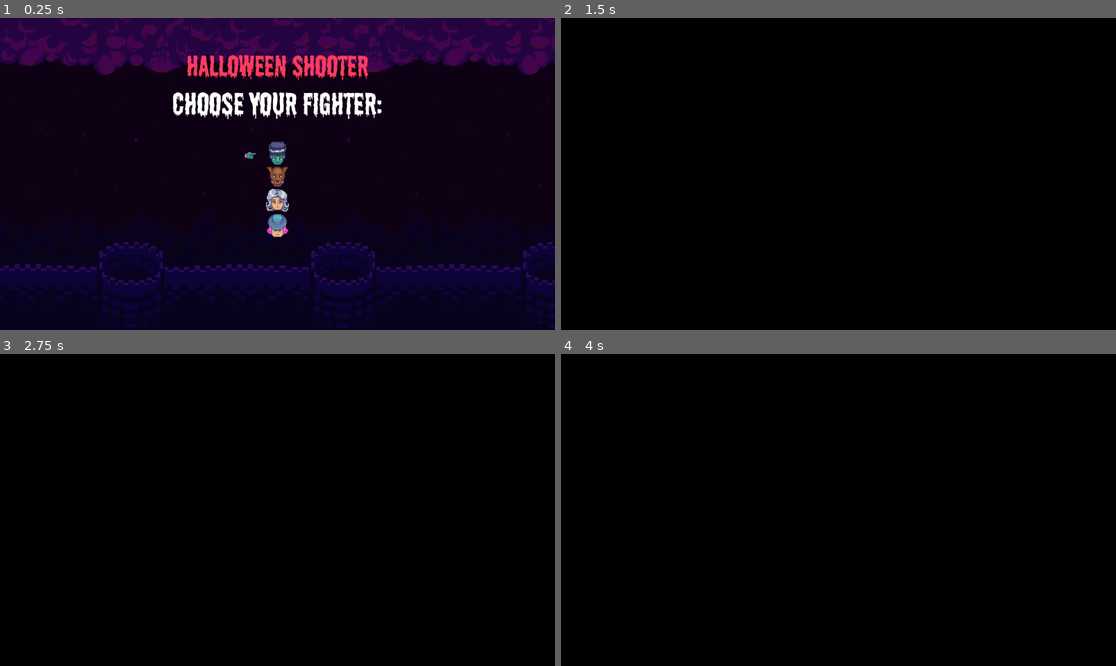
Above: before the commit, frames 1-4 (two rows, left to right).
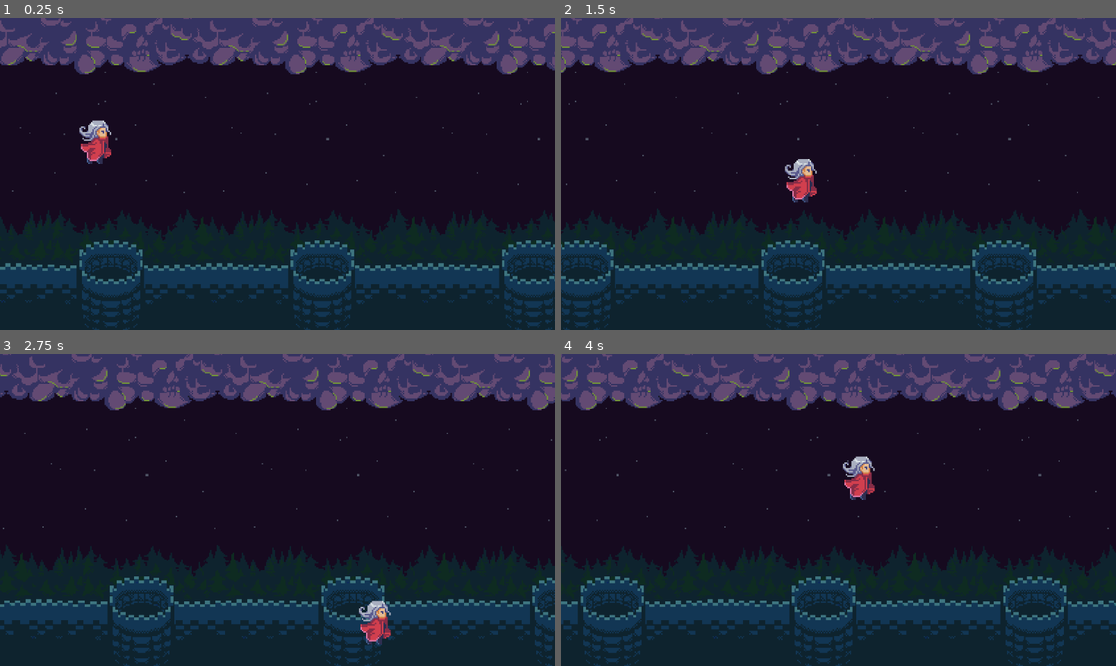
Above: after the commit, the same moments.

Repository: Mirakur-u/HalloweenShooterTutorial
Game: Godot game, scene res://Scenes/castle_level.tscn
Two runs of this game, one before a commit and one after it. Both use one fixed random seed, a clock stepped at 60 frames per second and the inputs below. Before the commit the project starts from res://Scenes/main_menu.tscn.
Inputs:
- Up to frame 1 (0.25 s): no input
- Up to frame 2 (1.5 s): tap Enter (accept) at 0.5, 0.6, 1.35 s; hold D (right) 0.53-1.28 s; hold S (down) from 1.28 s (still down)
- Up to frame 3 (2.75 s): release S (down) at 2.03 s; hold D (right) from 2.03 s (still down); tap Enter (accept) at 2.1 s
- Up to frame 4 (4 s): release D (right) at 2.78 s; hold W (up) 2.78-3.53 s; tap Enter (accept) at 2.85, 3.6 s; hold A (left) from 3.53 s (still down)

The runs differ from the first frame. In frame 1, 54% of the frame differs, in the area x 0-100%, y 0-100%; in frame 2, 100%; in frame 3, 100%; in frame 4, 100%.

Commit message:
251124 HalloweenShooterTut

Diff:
--- /dev/null
+++ b/Materials/level_selection.tres
@@ -0,0 +1,6 @@
+[gd_resource type="ShaderMaterial" load_steps=2 format=3 uid="uid://7m3hvirl8dui"]
+
+[ext_resource type="Shader" path="res://Shaders/level_selection.gdshader" id="1_du0q0"]
+
+[resource]
+shader = ExtResource("1_du0q0")
--- /dev/null
+++ b/Scenes/castle_level.tscn
@@ -0,0 +1,13 @@
+[gd_scene load_steps=4 format=3 uid="uid://uinqe3ibfau3"]
+
+[ext_resource type="PackedScene" uid="uid://bukkp4rodryc2" path="res://Scenes/scrolling_background.tscn" id="1_5axje"]
+[ext_resource type="Texture2D" uid="uid://bloxp2shvndpx" path="res://Assets/Backgrounds/Skybox Castle outside.png" id="2_u73bd"]
+[ext_resource type="PackedScene" uid="uid://bvexvgm8o05qi" path="res://Scenes/player.tscn" id="3_birvc"]
+
+[node name="CastleLevel" type="Node"]
+
+[node name="ScrollingBackground" parent="." instance=ExtResource("1_5axje")]
+bg_image = ExtResource("2_u73bd")
+
+[node name="Player" parent="." instance=ExtResource("3_birvc")]
+position = Vector2(210, 258)
--- /dev/null
+++ b/Scenes/forest_level.tscn
@@ -0,0 +1,3 @@
+[gd_scene format=3 uid="uid://c2yfy7fqe805e"]
+
+[node name="ForestLevel" type="Node"]
--- a/Scenes/level_selection.tscn
+++ b/Scenes/level_selection.tscn
@@ -1,3 +1,127 @@
-[gd_scene format=3 uid="uid://dye8k8d5oqanm"]
+[gd_scene load_steps=8 format=3 uid="uid://dye8k8d5oqanm"]
+
+[ext_resource type="Texture2D" uid="uid://bloxp2shvndpx" path="res://Assets/Backgrounds/Skybox Castle outside.png" id="1_0gvon"]
+[ext_resource type="Script" path="res://Scripts/level_selection.gd" id="1_0lk63"]
+[ext_resource type="FontFile" uid="uid://d370phyelf2v8" path="res://Assets/font/font.otf" id="2_gb8qa"]
+[ext_resource type="Material" uid="uid://7m3hvirl8dui" path="res://Materials/level_selection.tres" id="3_joxog"]
+[ext_resource type="Theme" uid="uid://6tkum24xa37b" path="res://Materials/level_selection.theme" id="4_50wey"]
+[ext_resource type="Texture2D" uid="uid://c7rnp72rm6uhu" path="res://Assets/Backgrounds/Skybox Forest.png" id="4_n8tpk"]
+[ext_resource type="Texture2D" uid="uid://cqhetthyr1dki" path="res://Assets/Backgrounds/Skybox Pyramid outside.png" id="5_y0f20"]
 
 [node name="LevelSelection" type="CanvasLayer"]
+script = ExtResource("1_0lk63")
+
+[node name="Background" type="TextureRect" parent="."]
+modulate = Color(1, 0.113725, 1, 0.666667)
+custom_minimum_size = Vector2(600, 0)
+offset_right = 600.0
+offset_bottom = 240.0
+scale = Vector2(2.75, 2.75)
+texture = ExtResource("1_0gvon")
+stretch_mode = 1
+
+[node name="MarginContainer" type="MarginContainer" parent="."]
+anchors_preset = 15
+anchor_right = 1.0
+anchor_bottom = 1.0
+grow_horizontal = 2
+grow_vertical = 2
+theme_override_constants/margin_top = 16
+
+[node name="VBoxContainer" type="VBoxContainer" parent="MarginContainer"]
+layout_mode = 2
+
+[node name="TitleLabel" type="Label" parent="MarginContainer/VBoxContainer"]
+layout_mode = 2
+theme_override_colors/font_color = Color(1, 0.235294, 0.368627, 1)
+theme_override_fonts/font = ExtResource("2_gb8qa")
+theme_override_font_sizes/font_size = 60
+text = "HALLOWEEN Shooter"
+horizontal_alignment = 1
+
+[node name="ChooseLevelLabel" type="Label" parent="MarginContainer/VBoxContainer"]
+layout_mode = 2
+theme_override_fonts/font = ExtResource("2_gb8qa")
+theme_override_font_sizes/font_size = 64
+text = "Choose Level:"
+horizontal_alignment = 1
+
+[node name="MarginContainer" type="MarginContainer" parent="MarginContainer/VBoxContainer"]
+layout_mode = 2
+size_flags_horizontal = 4
+size_flags_vertical = 4
+theme_override_constants/margin_top = 128
+theme_override_constants/margin_bottom = 32
+
+[node name="LevelContainer" type="HBoxContainer" parent="MarginContainer/VBoxContainer/MarginContainer"]
+layout_mode = 2
+size_flags_horizontal = 4
+size_flags_vertical = 4
+theme_override_constants/separation = 32
+
+[node name="Castle" type="PanelContainer" parent="MarginContainer/VBoxContainer/MarginContainer/LevelContainer"]
+unique_name_in_owner = true
+layout_mode = 2
+size_flags_horizontal = 4
+size_flags_vertical = 4
+theme = ExtResource("4_50wey")
+
+[node name="TextureRect" type="TextureRect" parent="MarginContainer/VBoxContainer/MarginContainer/LevelContainer/Castle"]
+material = ExtResource("3_joxog")
+layout_mode = 2
+texture = ExtResource("1_0gvon")
+
+[node name="LevelTitle" type="Label" parent="MarginContainer/VBoxContainer/MarginContainer/LevelContainer/Castle"]
+visible = false
+layout_mode = 2
+size_flags_horizontal = 4
+size_flags_vertical = 0
+theme_override_colors/font_shadow_color = Color(0, 0, 0, 1)
+theme_override_fonts/font = ExtResource("2_gb8qa")
+theme_override_font_sizes/font_size = 20
+text = "Castle"
+
+[node name="Forest" type="PanelContainer" parent="MarginContainer/VBoxContainer/MarginContainer/LevelContainer"]
+unique_name_in_owner = true
+layout_mode = 2
+size_flags_horizontal = 4
+size_flags_vertical = 4
+theme = ExtResource("4_50wey")
+
+[node name="TextureRect" type="TextureRect" parent="MarginContainer/VBoxContainer/MarginContainer/LevelContainer/Forest"]
+material = ExtResource("3_joxog")
+layout_mode = 2
+texture = ExtResource("4_n8tpk")
+
+[node name="LevelTitle" type="Label" parent="MarginContainer/VBoxContainer/MarginContainer/LevelContainer/Forest"]
+visible = false
+layout_mode = 2
+size_flags_horizontal = 4
+size_flags_vertical = 0
+theme_override_colors/font_shadow_color = Color(0, 0, 0, 1)
+theme_override_fonts/font = ExtResource("2_gb8qa")
+theme_override_font_sizes/font_size = 20
+text = "Forest"
+
+[node name="Pyramids" type="PanelContainer" parent="MarginContainer/VBoxContainer/MarginContainer/LevelContainer"]
+unique_name_in_owner = true
+layout_mode = 2
+size_flags_horizontal = 4
+size_flags_vertical = 4
+theme = ExtResource("4_50wey")
+
+[node name="TextureRect" type="TextureRect" parent="MarginContainer/VBoxContainer/MarginContainer/LevelContainer/Pyramids"]
+material = ExtResource("3_joxog")
+layout_mode = 2
+texture = ExtResource("5_y0f20")
+
+[node name="LevelTitle" type="Label" parent="MarginContainer/VBoxContainer/MarginContainer/LevelContainer/Pyramids"]
+visible = false
+layout_mode = 2
+size_flags_horizontal = 4
+size_flags_vertical = 0
+theme_override_colors/font_shadow_color = Color(0, 0, 0, 1)
+theme_override_fonts/font = ExtResource("2_gb8qa")
+theme_override_font_sizes/font_size = 20
+text = "Pyramids
+"
--- /dev/null
+++ b/Scenes/player.tscn
@@ -0,0 +1,236 @@
+[gd_scene load_steps=29 format=3 uid="uid://bvexvgm8o05qi"]
+
+[ext_resource type="Texture2D" uid="uid://beheqyio3208x" path="res://Assets/Player/Horror game player animations.png" id="1_6ptct"]
+[ext_resource type="Script" path="res://Scripts/player.gd" id="1_dfxse"]
+
+[sub_resource type="AtlasTexture" id="AtlasTexture_80p1m"]
+atlas = ExtResource("1_6ptct")
+region = Rect2(0, 0, 32, 32)
+
+[sub_resource type="AtlasTexture" id="AtlasTexture_5j83u"]
+atlas = ExtResource("1_6ptct")
+region = Rect2(32, 0, 32, 32)
+
+[sub_resource type="AtlasTexture" id="AtlasTexture_t1yq0"]
+atlas = ExtResource("1_6ptct")
+region = Rect2(64, 0, 32, 32)
+
+[sub_resource type="AtlasTexture" id="AtlasTexture_wy0lw"]
+atlas = ExtResource("1_6ptct")
+region = Rect2(0, 32, 32, 32)
+
+[sub_resource type="AtlasTexture" id="AtlasTexture_anlmk"]
+atlas = ExtResource("1_6ptct")
+region = Rect2(32, 32, 32, 32)
+
+[sub_resource type="AtlasTexture" id="AtlasTexture_5lycy"]
+atlas = ExtResource("1_6ptct")
+region = Rect2(64, 32, 32, 32)
+
+[sub_resource type="AtlasTexture" id="AtlasTexture_cu3nh"]
+atlas = ExtResource("1_6ptct")
+region = Rect2(0, 64, 32, 32)
+
+[sub_resource type="AtlasTexture" id="AtlasTexture_d5rgw"]
+atlas = ExtResource("1_6ptct")
+region = Rect2(32, 64, 32, 32)
+
+[sub_resource type="AtlasTexture" id="AtlasTexture_ps38n"]
+atlas = ExtResource("1_6ptct")
+region = Rect2(64, 64, 32, 32)
+
+[sub_resource type="AtlasTexture" id="AtlasTexture_12bh6"]
+atlas = ExtResource("1_6ptct")
+region = Rect2(0, 96, 32, 32)
+
+[sub_resource type="AtlasTexture" id="AtlasTexture_c20l1"]
+atlas = ExtResource("1_6ptct")
+region = Rect2(32, 96, 32, 32)
+
+[sub_resource type="AtlasTexture" id="AtlasTexture_b8iw0"]
+atlas = ExtResource("1_6ptct")
+region = Rect2(64, 96, 32, 32)
+
+[sub_resource type="AtlasTexture" id="AtlasTexture_rb8yk"]
+atlas = ExtResource("1_6ptct")
+region = Rect2(64, 96, 32, 32)
+
+[sub_resource type="AtlasTexture" id="AtlasTexture_3wckr"]
+atlas = ExtResource("1_6ptct")
+region = Rect2(0, 96, 32, 32)
+
+[sub_resource type="AtlasTexture" id="AtlasTexture_7krj7"]
+atlas = ExtResource("1_6ptct")
+region = Rect2(32, 96, 32, 32)
+
+[sub_resource type="AtlasTexture" id="AtlasTexture_ulxmg"]
+atlas = ExtResource("1_6ptct")
+region = Rect2(64, 0, 32, 32)
+
+[sub_resource type="AtlasTexture" id="AtlasTexture_1ap2e"]
+atlas = ExtResource("1_6ptct")
+region = Rect2(0, 0, 32, 32)
+
+[sub_resource type="AtlasTexture" id="AtlasTexture_ewxxt"]
+atlas = ExtResource("1_6ptct")
+region = Rect2(32, 0, 32, 32)
+
+[sub_resource type="AtlasTexture" id="AtlasTexture_vuovt"]
+atlas = ExtResource("1_6ptct")
+region = Rect2(64, 32, 32, 32)
+
+[sub_resource type="AtlasTexture" id="AtlasTexture_a4wnn"]
+atlas = ExtResource("1_6ptct")
+region = Rect2(0, 32, 32, 32)
+
+[sub_resource type="AtlasTexture" id="AtlasTexture_tlgpa"]
+atlas = ExtResource("1_6ptct")
+region = Rect2(32, 32, 32, 32)
+
+[sub_resource type="AtlasTexture" id="AtlasTexture_lti5u"]
+atlas = ExtResource("1_6ptct")
+region = Rect2(64, 64, 32, 32)
+
+[sub_resource type="AtlasTexture" id="AtlasTexture_3uswf"]
+atlas = ExtResource("1_6ptct")
+region = Rect2(0, 64, 32, 32)
+
+[sub_resource type="AtlasTexture" id="AtlasTexture_37gok"]
+atlas = ExtResource("1_6ptct")
+region = Rect2(32, 64, 32, 32)
+
+[sub_resource type="SpriteFrames" id="SpriteFrames_x2qg1"]
+animations = [{
+"frames": [{
+"duration": 1.0,
+"texture": SubResource("AtlasTexture_80p1m")
+}, {
+"duration": 1.0,
+"texture": SubResource("AtlasTexture_5j83u")
+}, {
+"duration": 1.0,
+"texture": SubResource("AtlasTexture_t1yq0")
+}, {
+"duration": 1.0,
+"texture": SubResource("AtlasTexture_wy0lw")
+}, {
+"duration": 1.0,
+"texture": SubResource("AtlasTexture_anlmk")
+}, {
+"duration": 1.0,
+"texture": SubResource("AtlasTexture_5lycy")
+}, {
+"duration": 1.0,
+"texture": SubResource("AtlasTexture_cu3nh")
+}, {
+"duration": 1.0,
+"texture": SubResource("AtlasTexture_d5rgw")
+}, {
+"duration": 1.0,
+"texture": SubResource("AtlasTexture_ps38n")
+}, {
+"duration": 1.0,
+"texture": SubResource("AtlasTexture_12bh6")
+}, {
+"duration": 1.0,
+"texture": SubResource("AtlasTexture_c20l1")
+}, {
+"duration": 1.0,
+"texture": SubResource("AtlasTexture_b8iw0")
+}],
+"loop": true,
+"name": &"default",
+"speed": 5.0
+}, {
+"frames": [{
+"duration": 1.0,
+"texture": SubResource("AtlasTexture_rb8yk")
+}],
+"loop": true,
+"name": &"frankie_default",
+"speed": 5.0
+}, {
+"frames": [{
+"duration": 1.0,
+"texture": SubResource("AtlasTexture_3wckr")
+}, {
+"duration": 1.0,
+"texture": SubResource("AtlasTexture_7krj7")
+}],
+"loop": false,
+"name": &"frankie_shooting",
+"speed": 5.0
+}, {
+"frames": [{
+"duration": 1.0,
+"texture": SubResource("AtlasTexture_ulxmg")
+}],
+"loop": true,
+"name": &"hunter_default",
+"speed": 5.0
+}, {
+"frames": [{
+"duration": 1.0,
+"texture": SubResource("AtlasTexture_1ap2e")
+}, {
+"duration": 1.0,
+"texture": SubResource("AtlasTexture_ewxxt")
+}],
+"loop": false,
+"name": &"hunter_shooting",
+"speed": 5.0
+}, {
+"frames": [{
+"duration": 1.0,
+"texture": SubResource("AtlasTexture_vuovt")
+}],
+"loop": true,
+"name": &"witch_default",
+"speed": 5.0
+}, {
+"frames": [{
+"duration": 1.0,
+"texture": SubResource("AtlasTexture_a4wnn")
+}, {
+"duration": 1.0,
+"texture": SubResource("AtlasTexture_tlgpa")
+}],
+"loop": true,
+"name": &"witch_shooting",
+"speed": 5.0
+}, {
+"frames": [{
+"duration": 1.0,
+"texture": SubResource("AtlasTexture_lti5u")
+}],
+"loop": true,
+"name": &"wolfie_default",
+"speed": 5.0
+}, {
+"frames": [{
+"duration": 1.0,
+"texture": SubResource("AtlasTexture_3uswf")
+}, {
+"duration": 1.0,
+"texture": SubResource("AtlasTexture_37gok")
+}],
+"loop": false,
+"name": &"wolfie_shooting",
+"speed": 5.0
+}]
+
+[sub_resource type="RectangleShape2D" id="RectangleShape2D_4uq3q"]
+size = Vector2(62, 90)
+
+[node name="Player" type="Area2D"]
+collision_mask = 10
+script = ExtResource("1_dfxse")
+
+[node name="AnimatedSprite2D" type="AnimatedSprite2D" parent="."]
+scale = Vector2(3, 3)
+sprite_frames = SubResource("SpriteFrames_x2qg1")
+animation = &"witch_default"
+
+[node name="CollisionShape2D" type="CollisionShape2D" parent="."]
+position = Vector2(-8, 1)
+shape = SubResource("RectangleShape2D_4uq3q")
--- /dev/null
+++ b/Scenes/pyramids_level.tscn
@@ -0,0 +1,3 @@
+[gd_scene format=3 uid="uid://dgc3u51ds4w0g"]
+
+[node name="PyramidsLevel" type="Node"]
--- /dev/null
+++ b/Scenes/scrolling_background.tscn
@@ -0,0 +1,32 @@
+[gd_scene load_steps=3 format=3 uid="uid://bukkp4rodryc2"]
+
+[ext_resource type="Texture2D" uid="uid://bloxp2shvndpx" path="res://Assets/Backgrounds/Skybox Castle outside.png" id="1_pc3xo"]
+[ext_resource type="Script" path="res://Scripts/scrolling_background.gd" id="1_twtsb"]
+
+[node name="ScrollingBackground" type="Node2D"]
+script = ExtResource("1_twtsb")
+
+[node name="Sprite2D" type="Sprite2D" parent="."]
+position = Vector2(216, 328)
+scale = Vector2(2.74, 2.74)
+texture = ExtResource("1_pc3xo")
+
+[node name="Sprite2D2" type="Sprite2D" parent="."]
+position = Vector2(654, 328)
+scale = Vector2(2.74, 2.74)
+texture = ExtResource("1_pc3xo")
+
+[node name="Sprite2D3" type="Sprite2D" parent="."]
+position = Vector2(1092, 328)
+scale = Vector2(2.74, 2.74)
+texture = ExtResource("1_pc3xo")
+
+[node name="Sprite2D4" type="Sprite2D" parent="."]
+position = Vector2(1524, 328)
+scale = Vector2(2.74, 2.74)
+texture = ExtResource("1_pc3xo")
+
+[node name="Sprite2D5" type="Sprite2D" parent="."]
+position = Vector2(1956, 328)
+scale = Vector2(2.74, 2.74)
+texture = ExtResource("1_pc3xo")
--- /dev/null
+++ b/Scripts/level_selection.gd
@@ -0,0 +1,66 @@
+extends CanvasLayer
+
+class_name LevelSelection
+
+var panel_material = preload("res://Materials/level_selection.tres")
+
+@onready var levels = [
+	preload("res://Scenes/castle_level.tscn"),
+	preload("res://Scenes/forest_level.tscn"),
+	preload("res://Scenes/pyramids_level.tscn")
+]
+
+@onready var level_panels = [
+	%Castle,
+	%Forest,
+	%Pyramids
+]
+
+var level_selected_index = 0
+
+func _ready():
+	select_level(level_selected_index)
+
+
+func select_level(level_index: int):
+	var selected_panel = level_panels[level_index] as PanelContainer
+	selected_panel.theme_type_variation = "selected_panel"
+	var texture_rect = selected_panel.get_child(0) as TextureRect
+	texture_rect.material = null
+
+	var level_title_label =  selected_panel.get_child(1) as Label
+	level_title_label.visible = true
+
+func unselect_level(level_index: int):
+	var panel = level_panels[level_index] as PanelContainer
+	panel.theme_type_variation = ""
+	var texture_rect = panel.get_child(0) as TextureRect
+	texture_rect.material = panel_material
+	var level_title_label = panel.get_child(1) as Label
+	level_title_label.visible = false
+
+func _input(event):
+	if Input.is_action_just_pressed("left"):
+
+		unselect_level(level_selected_index)
+		if level_selected_index == 0 :
+			level_selected_index = level_panels.size() -1
+			select_level(level_selected_index)
+			return
+
+		level_selected_index -= 1
+		select_level(level_selected_index)
+
+
+	elif  Input.is_action_just_pressed("right"):
+
+		unselect_level(level_selected_index)
+		if level_selected_index == level_panels.size() -1:
+			level_selected_index = 0
+			select_level(level_selected_index)
+			return
+		level_selected_index += 1
+		select_level(level_selected_index)
+
+	elif Input.is_action_just_pressed("accept"):
+		get_tree().change_scene_to_packed(levels[level_selected_index])
--- /dev/null
+++ b/Scripts/player.gd
@@ -0,0 +1,28 @@
+extends Area2D
+
+
+class_name Player
+
+@export var speed = 400
+@onready var collision_shape_2d: CollisionShape2D = $CollisionShape2D
+@onready var animated_sprite_2d: AnimatedSprite2D = $AnimatedSprite2D
+
+var direction
+
+func _process(delta):
+	var direction = Input.get_vector("left","right","up","down")
+	var next_position = position + direction * speed * delta
+	if !is_within_screen_bounds(next_position):
+		return
+	position = next_position
+
+
+func is_within_screen_bounds(next_position: Vector2):
+	var half_size = collision_shape_2d.shape.get_rect().size/2
+
+	var viewport_size = get_viewport_rect().size
+
+	if next_position.y > half_size.y && next_position.y + half_size.y < viewport_size.y && next_position.x > half_size.x && next_position.x + half_size.x < viewport_size.x:
+		return true
+
+	return false
--- /dev/null
+++ b/Scripts/scrolling_background.gd
@@ -0,0 +1,27 @@
+extends Node2D
+
+class_name ScrollingBg
+
+@export var bg_image: Texture
+
+@export var speed = -150
+
+var children
+
+func _ready():
+	children = get_children()
+
+	for i in children.size():
+		children[i].texture = bg_image
+
+	for i in children.size() -1:
+		children[i + 1].global_position.x = children[i].global_position.x + children[i].texture.get_width() * children[i].scale.x
+
+func _process(delta: float) -> void:
+	for child in children:
+		child.global_position.x += speed * delta
+
+		if child.global_position.x < -child.texture.get_width() * child.scale.x:
+			child.global_position.x = children.back().global_position.x + child.texture.get_width() * child.scale.x
+			children.pop_front()
+			children.push_back(child)
--- /dev/null
+++ b/Shaders/level_selection.gdshader
@@ -0,0 +1,9 @@
+shader_type canvas_item;
+
+render_mode unshaded;
+
+void fragment() {
+	COLOR = texture(TEXTURE, UV);
+	float greyscale = (COLOR.r + COLOR.g + COLOR.b) / 3.0;
+	COLOR.rgb = vec3(greyscale);
+}
--- a/project.godot
+++ b/project.godot
@@ -11,7 +11,7 @@
 [application]
 
 config/name="HalloweenShooterTutorial"
-run/main_scene="res://Scenes/main_menu.tscn"
+run/main_scene="res://Scenes/castle_level.tscn"
 config/features=PackedStringArray("4.3", "Forward Plus")
 config/icon="res://Assets/UIElements/PlayerPortaits/Hunter.png"
 
@@ -52,6 +52,13 @@
 ]
 }
 
+[layer_names]
+
+2d_physics/layer_1="player"
+2d_physics/layer_2="enemy"
+2d_physics/layer_3="player_projectile"
+2d_physics/layer_4="enemy_projectile"
+
 [rendering]
 
 textures/canvas_textures/default_texture_filter=0
Binary file added: Materials/level_selection.theme
Binary file added: Materials/panel_selected.stylebox
